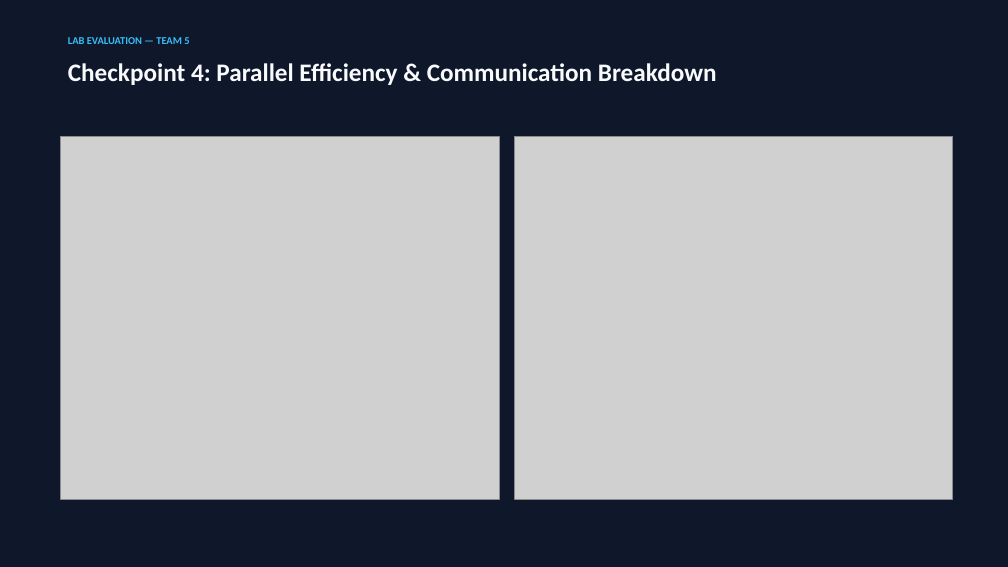
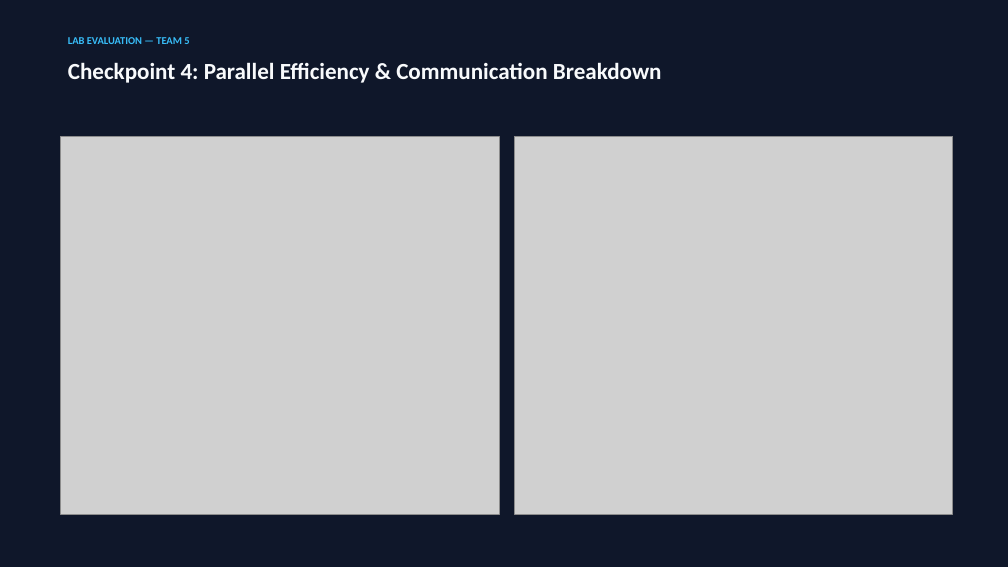
Before and after one commit to akaraj187/distributed-vector-processing-parallel-computing, a slide deck: slide 8 of presentation/Distributed_Vector_Processing_Lab_Evaluation.pptx (slide 7 before the commit). Drawn at 1008x567 pixels with LibreOffice and Linux fonts; fonts in the diff are those of the drawing; grey boxes stand for pictures. Boxes give left, top, right and bottom in pixels: in the first picture for what was removed or moved away, otherwise in the second. Text is boxed around its words. In the diff, an @@ line names an element or a change of style, - is before the commit and + after.

```diff
--- a/presentation/Distributed_Vector_Processing_Lab_Evaluation.pptx
+++ b/presentation/Distributed_Vector_Processing_Lab_Evaluation.pptx
@@ text "Checkpoint 4: Parallel Efficiency & ..." at (x1=68, y1=62, x2=662, y2=83): size 24 to 22 pt @@
@@ picture resized from (x1=60, y1=136, x2=499, y2=499) to (x1=60, y1=136, x2=499, y2=514) @@
@@ picture resized from (x1=514, y1=136, x2=953, y2=499) to (x1=514, y1=136, x2=953, y2=514) @@
```
Also in this commit, not shown: 9 other slides changed, 1 slide added, 9 other files.
